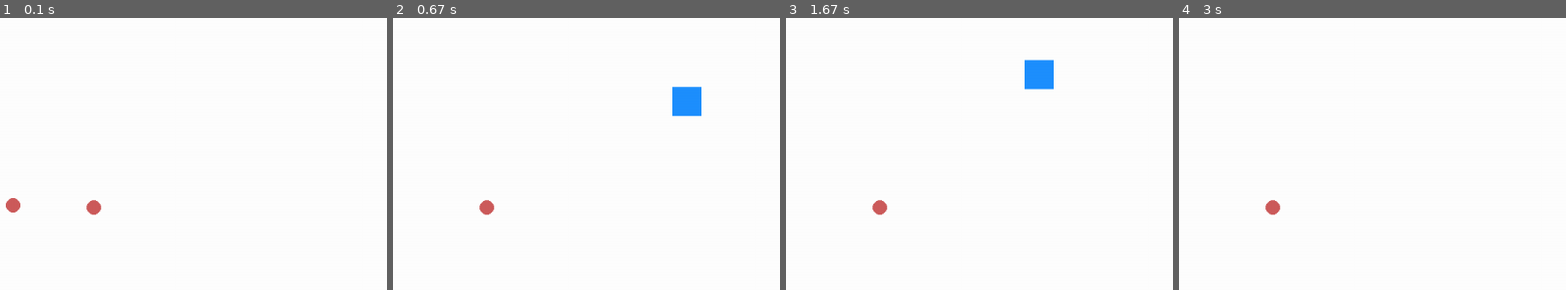
Above: before the commit, frames 1-4 (left to right).
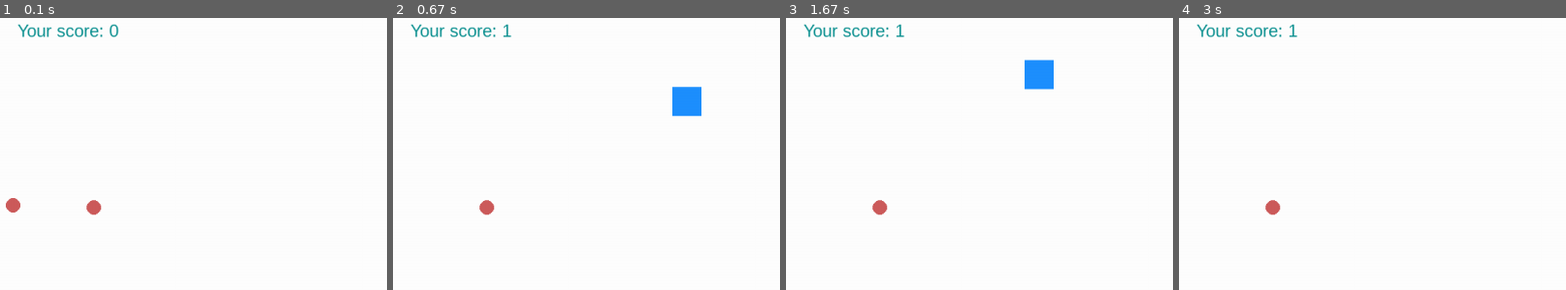
Above: after the commit, the same moments.

Repository: anton-mirazchiyski/Pygame-Learning
Game: pygame game, started from points_collector.py
Same seed, same stepped clock (60 frames per second), same inputs: the game is played once before the commit and once after it.
Inputs (mouse positions are % of the whole screen's width and height, from its top left):
- Up to frame 1 (0.1 s): no input
- Up to frame 2 (0.67 s): press the mouse at (2, 34) at 0.37 s; move the mouse to (20, 25) at 0.47 s; release the mouse at (38, 15) at 0.6 s
- Up to frame 3 (1.67 s): click (81, 64) at 0.73 s; click (65, 21) at 1.07 s; click (33, 10) at 1.4 s
- Up to frame 4 (3 s): click (67, 48) at 1.73 s; click (97, 76) at 2.07 s; click (18, 70) at 2.4 s; click (85, 8) at 2.73 s
The pictures show only the part of the screen within x 0-50%, y 0-50%; the shares and areas given below are measured in that part.

The runs differ from the first frame. In frame 1, 0.5% of the frame differs, in the area x 4-31%, y 2-8%; in frame 2, 0.5%; in frame 3, 0.5%; in frame 4, 0.5%.

Commit message:
Player score implementation

Diff:
--- a/points_collector.py
+++ b/points_collector.py
@@ -1,4 +1,6 @@
-import pygame, sys
+import sys
+import pygame
+
 import random
 
 pygame.init()
@@ -8,6 +10,7 @@
 WHITE_COLOR = (255, 255, 255)
 BLUE_COLOR = (30, 144, 255)
 RED_COLOR = (205, 92, 92)
+GREEN_COLOR = (8, 143, 143)
 
 SCREEN_WIDTH = 1200
 SCREEN_HEIGHT = 800
@@ -16,12 +19,15 @@
 pygame.display.set_caption('Points Collector')
 screen.fill(WHITE_COLOR)
 
+score_font = pygame.font.SysFont('arial', 24)
+
 
 class Player(pygame.sprite.Sprite):
     def __init__(self):
         super().__init__()
         self.rect = pygame.rect.Rect((500, 500), (40, 40))
         self.rect.center = (SCREEN_WIDTH / 2, SCREEN_HEIGHT / 2)
+        self.score = 0
 
     def move(self):
         pygame.mouse.set_visible(False)
@@ -57,11 +63,15 @@
 
     screen.fill(WHITE_COLOR)
 
+    player_score = score_font.render(f'Your score: {player.score}', True, GREEN_COLOR)
     pygame.draw.rect(screen, BLUE_COLOR, player.rect)
+
     for point in points:
         point.draw()
         if pygame.Rect.colliderect(player.rect, point.rect):
+            player.score += 1
             points.remove(point)
 
+    screen.blit(player_score, (40, 40))
     pygame.display.flip()
     clock.tick(20)
